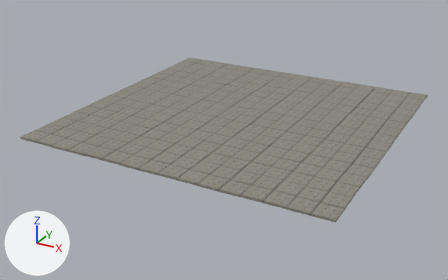
The Blender file data/Untitled2.blend: old version first, new version second.
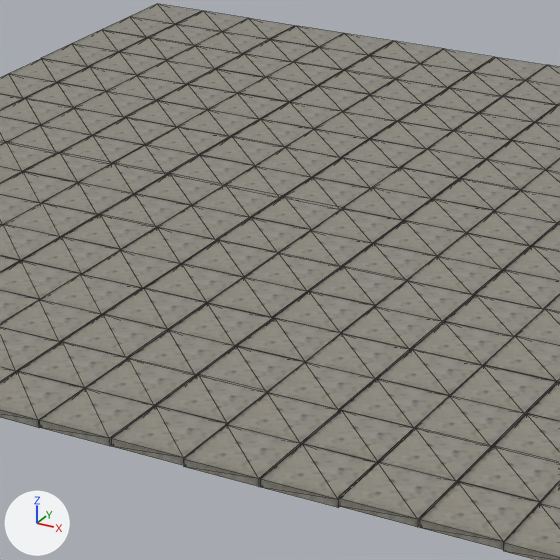
There are two pictures of each version: one whole from a 50 mm lens placed at (6.75, -12.47, 6.02), pointed at (-0.54, 0.79, -0.61), one close up on the part from 33% to 67% of the width and 20% to 76% of the height. Arrows for +X, +Y and +Z are at lower left; the lights stay in place. The close-ups show mesh edges as thin lines.

The older version as bpy lines, for what is in view:
```python
me_scene_002 = bpy.data.meshes.new('Scene.002')
me_scene_002.from_pydata(...)  # a box spanning x -25.0..25.0, y 0.0..5.0, z -25.0..25.0
me_scene_002.materials.append(mat_concrete_001)  # picture img_concrete_png
ob_road_dirt_tile_133 = bpy.data.objects.new('road-dirt-tile.133', me_scene_002)
ob_road_dirt_tile_133.location = (-4.128, 4.56, -0.079)
ob_road_dirt_tile_133.rotation_euler = (1.571, 0.0, 0.0)  # degrees (90, 0, 0)
ob_road_dirt_tile_133.scale = (0.01, 0.01, 0.01)
ob_road_dirt_tile_146 = bpy.data.objects.new('road-dirt-tile.146', me_scene_002)
ob_road_dirt_tile_146.location = (-2.103, 4.08, -0.079)
ob_road_dirt_tile_146.rotation_euler = (1.571, 0.0, 0.0)  # degrees (90, 0, 0)
ob_road_dirt_tile_146.scale = (0.01, 0.01, 0.01)
ob_road_dirt_tile_153 = bpy.data.objects.new('road-dirt-tile.153', me_scene_002)
ob_road_dirt_tile_153.location = (-1.095, 4.565, -0.079)
ob_road_dirt_tile_153.rotation_euler = (1.571, 0.0, 0.0)  # degrees (90, 0, 0)
ob_road_dirt_tile_153.scale = (0.01, 0.01, 0.01)
# also in view: 'road-dirt-tile.051' at (0.45, -1.87, -0.05); 'road-dirt-tile.131' at (-3.62, 4.08, -0.05); 'road-dirt-tile.144' at (-1.59, 3.58, -0.05); 'road-dirt-tile.154' at (-1.09, 5.07, -0.05); 'road-dirt-tile.009' at (0.94, 0.6, -0.05)
```
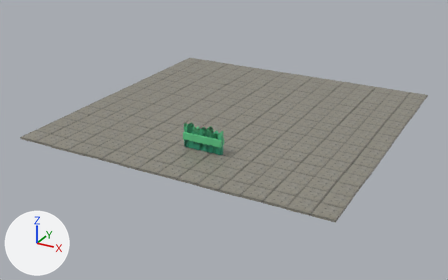
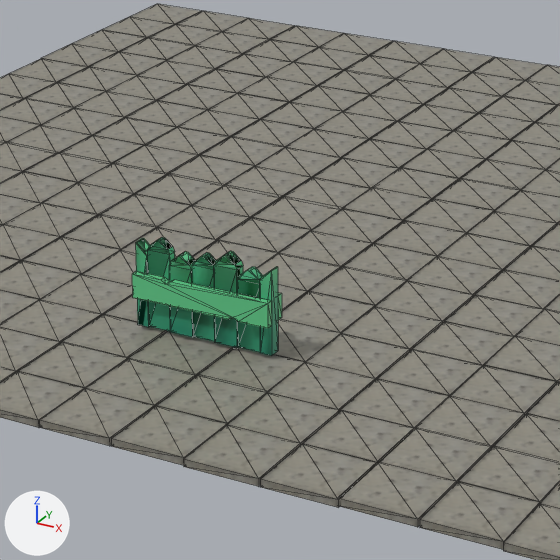
Location of each change, (x1, y1, x2, y2) in pixels of the close-ups (560 x 560 px):
```json
{"object": "fence", "change": "added", "after": [132, 237, 282, 356]}
{"object": "road-dirt-tile.054", "change": "unchanged, covered by the edit", "before": [169, 303, 273, 347]}
{"object": "road-dirt-tile.107", "change": "unchanged, covered by the edit", "before": [104, 288, 206, 331], "after": [104, 295, 138, 322]}
{"object": "road-dirt-tile.001", "change": "unchanged, covered by the edit", "before": [206, 277, 307, 318], "after": [278, 285, 307, 311]}
{"object": "road-dirt-tile.092", "change": "unchanged, covered by the edit", "before": [146, 264, 243, 303]}
```

Scene script edits in JSON lines:
```json
{"op": "add", "block": "img_diffusecolor_texture_001", "code": ["img_diffusecolor_texture_001 = load_image('DiffuseColor_Texture.001', 'scene/castle.020/colormap.png', 512, 512, 'Non-Color')"]}
{"op": "add", "block": "img_diffusecolor_texture", "code": ["img_diffusecolor_texture = load_image('DiffuseColor_Texture', 'scene/castle.020/colormap.png', 512, 512, 'sRGB')"]}
{"op": "add", "block": "mat_colormap", "code": ["mat_colormap = bpy.data.materials.new('colormap')", "# uses the picture img_diffusecolor_texture", "# uses the picture img_diffusecolor_texture_001"]}
{"op": "add", "block": "me_scene", "code": ["me_scene = bpy.data.meshes.new('Scene')", "me_scene.from_pydata(...)  # 144 vertices, 252 faces; spans x -50.0..50.0, y 0.0..62.0, z -9.2..9.2", "me_scene.materials.append(mat_colormap)"]}
{"op": "add", "block": "ob_fence", "code": ["ob_fence = bpy.data.objects.new('fence', me_scene)", "ob_fence.location = (0.0, -1.173, 0.0)", "ob_fence.rotation_euler = (1.571, 0.0, 0.0)  # degrees (90, 0, 0)", "ob_fence.scale = (0.01, 0.01, 0.01)"]}
```
